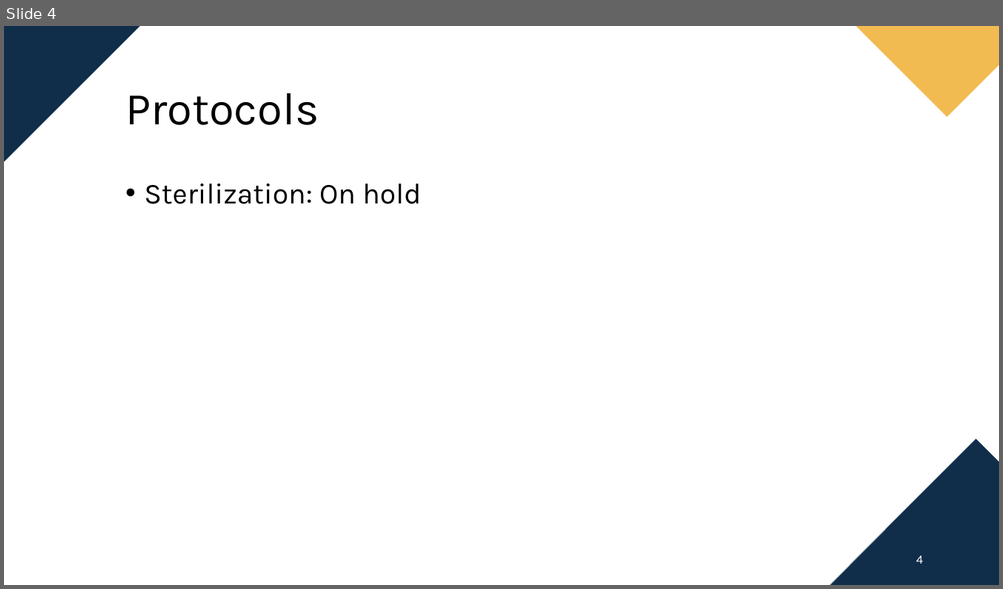
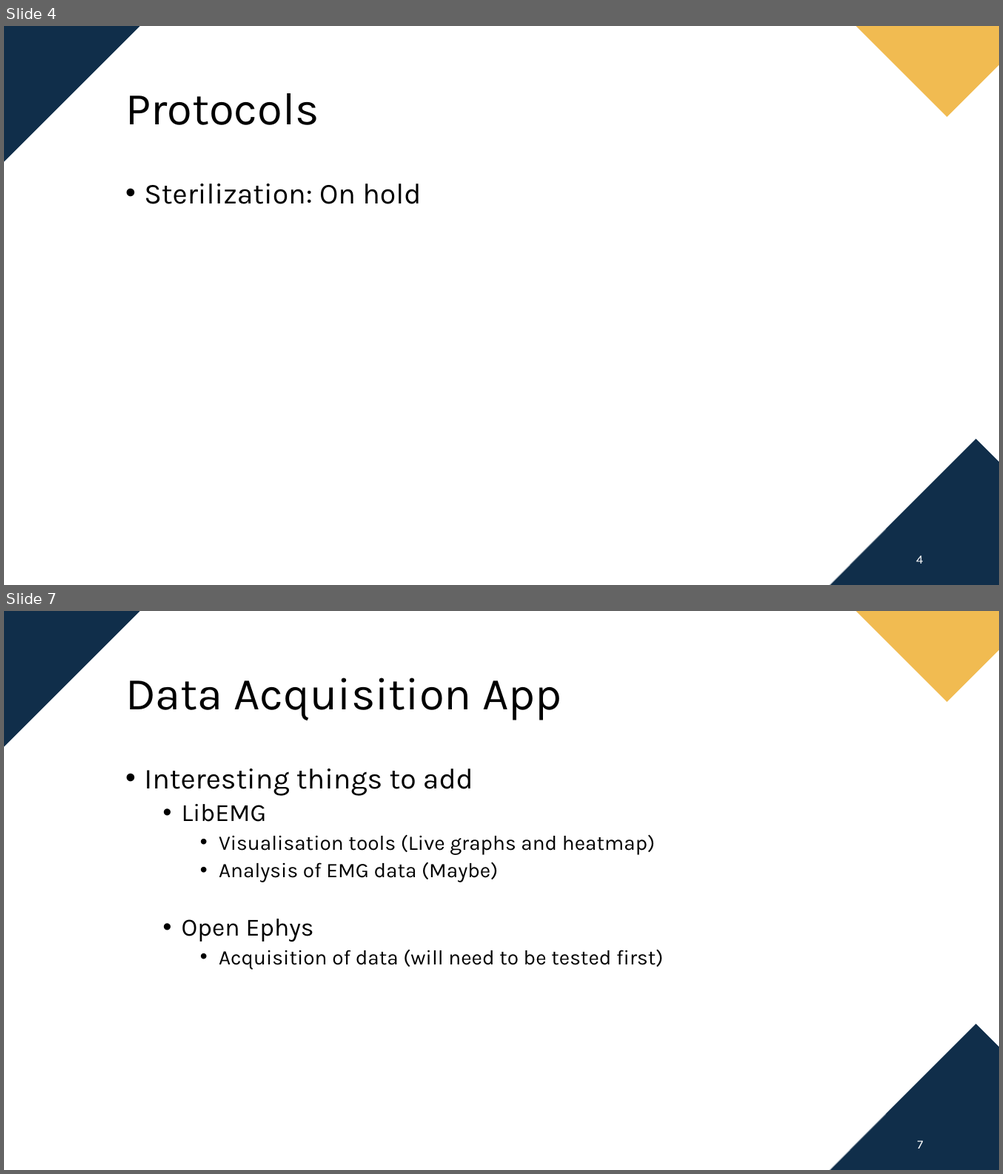
Before and after one commit to OLBER54/UHDEMG, a slide deck: Presentations/Progess Meetings/2026-11-06.pptx. Shown one above the other, each under a label of ours: slide 4 before the commit, slides 4 and 7 after it; the slides between them are not shown. The pictures are 1003x589 and 1003x1174 pixels, drawn with LibreOffice and Linux fonts; fonts in the diff are those of the drawing; background and template pictures are left out. Boxes give left, top, right and bottom in pixels: in the first picture for what was removed or moved away, otherwise in the second. Text is boxed around its words. In the diff, an @@ line names an element or a change of style, - is before the commit and + after.

```diff
--- a/Presentations/Progess Meetings/2026-11-06.pptx
+++ b/Presentations/Progess Meetings/2026-11-06.pptx
@@ slide 7 added at [4, 611, 999, 1170], background #FFFFFF; not listed: 3 template elements that a slide beside it also shows @@
@@ title added at [125, 678, 562, 721], 44 pt, text #000000 @@
+Data Acquisition App
@@ text added at [144, 769, 663, 970], 20 pt, text #000000 @@
+• Interesting things to add
+  • LibEMG
+    • Visualisation tools (Live graphs and heatmap)
+    • Analysis of EMG data (Maybe)
+  • Open Ephys
+    • Acquisition of data (will need to be tested first)
@@ page number added at [917, 1141, 923, 1149], 12 pt, text #FFFFFF @@
+7
```
Also in this commit, not shown: 1 slide changed, 2 other slides added.
